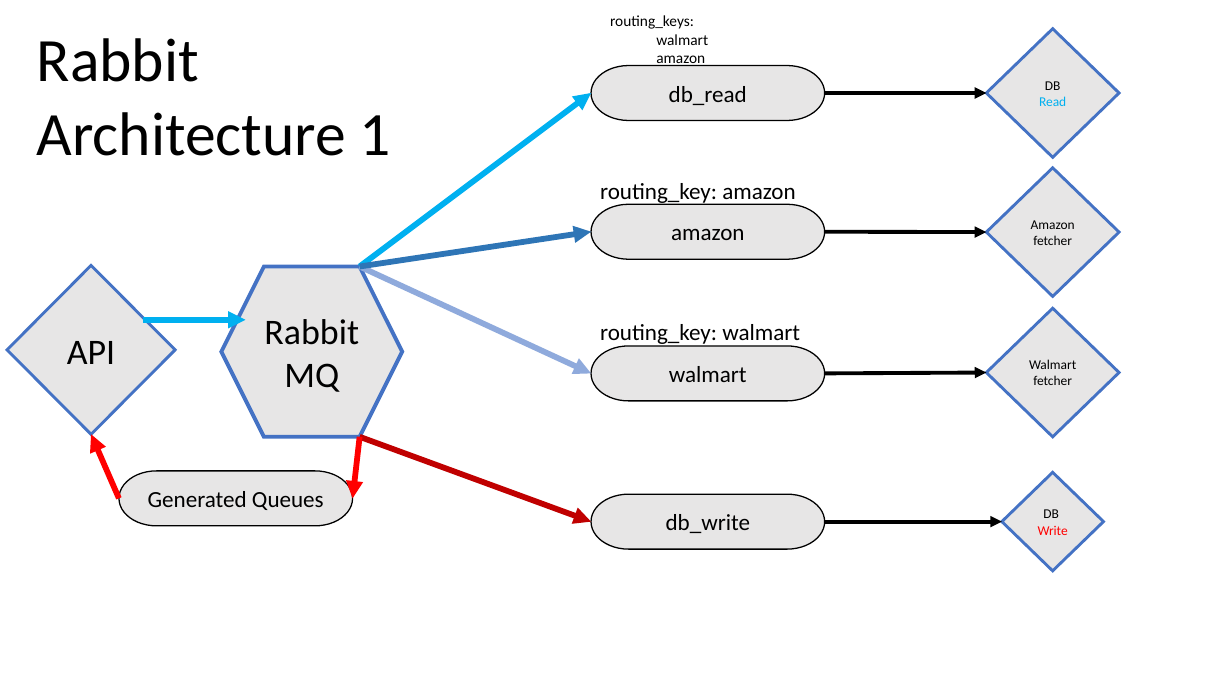
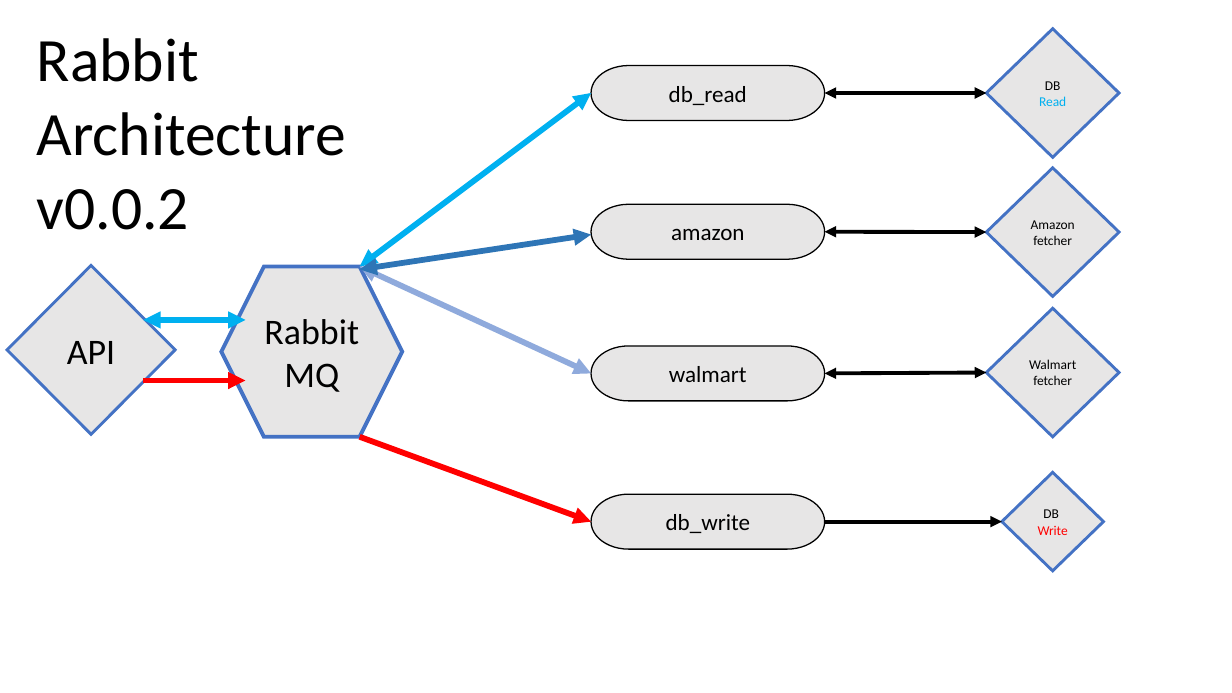
Before and after one commit to orireiter/product_fetcher, a slide deck: slide 2 of etc/arch.pptx. Drawn at 1232x693 pixels with LibreOffice and Linux fonts; fonts in the diff are those of the drawing. Boxes give left, top, right and bottom in pixels: in the first picture for what was removed or moved away, otherwise in the second. Text is boxed around its words. In the diff, an @@ line names an element or a change of style, - is before the commit and + after.

```diff
--- a/etc/arch.pptx
+++ b/etc/arch.pptx
@@ text removed at [610,15,708,66] @@
-routing_keys:
-walmart
-amazon
@@ text at [37,38,346,230]: text changed @@
-Rabbit Architecture 1
+Rabbit Architecture v0.0.2
@@ arrow (360, 266) - (592, 93): arrow to double arrow @@
@@ arrow (825, 93) - (986, 93): arrow to double arrow @@
@@ text removed at [600,183,795,206] @@
-routing_key: amazon
@@ arrow moved from (360, 266) - (592, 232) to (360, 270) - (592, 235) @@
@@ arrow (360, 270) - (592, 235): arrow to double arrow @@
@@ arrow (825, 232) - (986, 232): arrow to double arrow @@
@@ arrow (360, 266) - (592, 373): arrow to double arrow @@
@@ arrow (143, 320) - (246, 320): arrow to double arrow @@
@@ text removed at [600,324,800,346] @@
-routing_key: walmart
@@ arrow added from (143, 381) to (246, 381), #FF0000 4.5 pt @@
@@ arrow (825, 373) - (986, 372): arrow to double arrow @@
@@ arrow removed from (119, 498) to (91, 434) @@
@@ arrow removed from (360, 437) to (353, 498) @@
@@ arrow (592, 522) - (360, 437): stroke #C00000 4.5 pt to #FF0000 4.5 pt @@
@@ pill shape removed at [119,471,353,526] @@
-Generated Queues
```
Also in this commit, not shown: 2 other slides changed, 32 other files.
